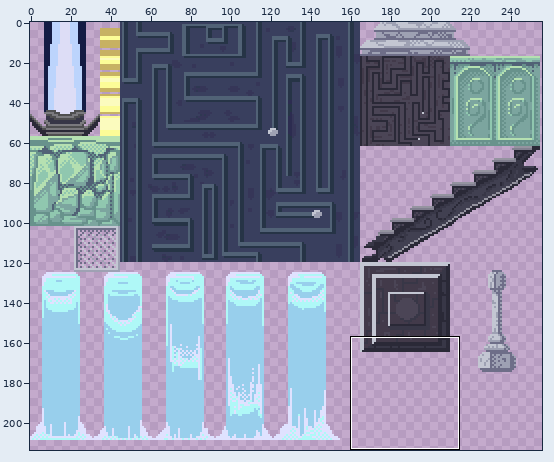
Two states of a sprite sheet, my-gdx-game-android/assets/img/seeTiles1.png. The first picture is a wide view before the edit; the outline marks the close-up.
Close-up. The starting point:
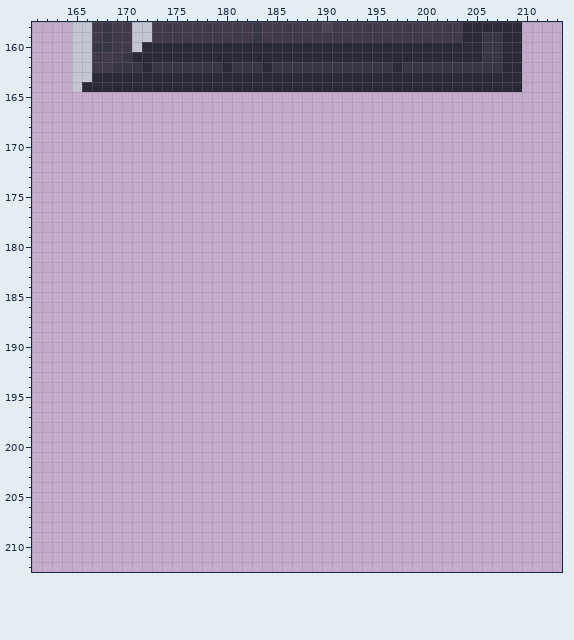
The file is 256x256 pixels. Colours within 5 levels of each other are drawn and written as one. Shown: x 161..213, y 158..212. The wide view leaves out empty margins.
Now the later version:
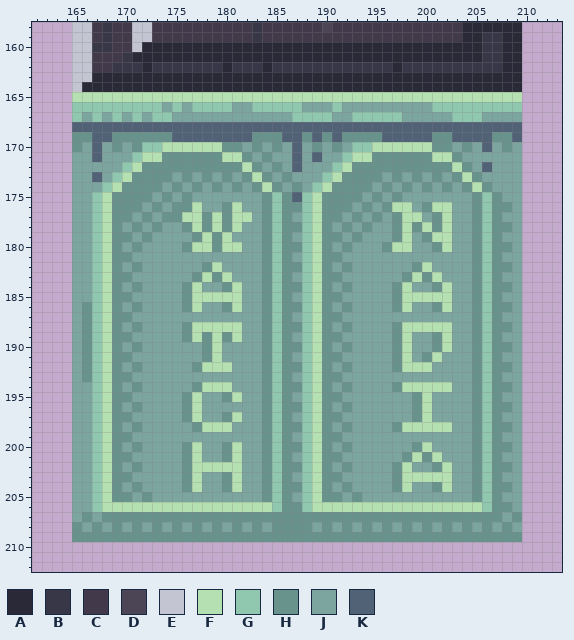
Palette (. is transparent): A #2a2937  B #383747  C #423a4a  D #4b4556  E #c3c6d2  F #b5e0b1  G #90c7af  H #68928c  J #7ca59f  K #516276
From old to new:
@@ x 161..213 @@
 164 ....EAAAAAAAAAAAAAAAAAAAAAAAAAAAAAAAAAAAAAAAAAAAA....
-165 .....................................................
-166 .....................................................
-167 .....................................................
-168 .....................................................
-169 .....................................................
-170 .....................................................
-171 .....................................................
-172 .....................................................
-173 .....................................................
-174 .....................................................
-175 .....................................................
-176 .....................................................
-177 .....................................................
-178 .....................................................
-179 .....................................................
-180 .....................................................
-181 .....................................................
-182 .....................................................
-183 .....................................................
-184 .....................................................
-185 .....................................................
-186 .....................................................
-187 .....................................................
-188 .....................................................
-189 .....................................................
-190 .....................................................
-191 .....................................................
-192 .....................................................
-193 .....................................................
-194 .....................................................
-195 .....................................................
-196 .....................................................
-197 .....................................................
-198 .....................................................
-199 .....................................................
-200 .....................................................
-201 .....................................................
-202 .....................................................
-203 .....................................................
-204 .....................................................
-205 .....................................................
-206 .....................................................
-207 .....................................................
-208 .....................................................
-209 .....................................................
+165 ....FFFFFFFFFFFFFFFFFFFFFFFFFFFFFFFFFFFFFFFFFFFFF....
+166 ....GGGGGGGGGJGJGGGGJJGGGGGJJJGJJJJJJJJJGGGGGGGGG....
+167 ....GJGJGJGJGGJJJJJJJJJJJJGGGGJJGGGGGJJJJJGGGJJJJ....
+168 ....KKKKKKKKKKKKKKKKKKKKKKKKKKKKKKKKKKKKKKKKKKKKK....
+169 ....HHKKHHHHHHKKKKKKKKHHHKKHKHKHHHHKKKKKHHKKKKHHK....
+170 ....HJKJHJHGGFFFFFFHHJHJHJKJHJHJGGFFFFFFHHJHJKJHJ....
+171 ....JJKJJJGFFHHHHHHFFHJHJJKJKJJGFFHHHHHHFFHJJJJJJ....
+172 ....JJJJJGFHHHHHHHHHHFHJHJKJJJGFHHHHHHHHHHFHJKJJJ....
+173 ....JJKJGFHHHHJHJHJHJHFHJHJJJGFHHHHJHJHJHJHFHJJJJ....
+174 ....JJJGFHHHHJHJHJHJHJHFHJHJGFHHHHJHJHJHJHJHFHJJJ....
+175 ....JJGFHHHHJHJHJJJJJJJHGHKGFHHHHJHJHJJJJJJJHGHJJ....
+176 ....JJGFHHHJHJHHFJJHFJJHGHHGFHHHJHJHFFJHFFJJHGHHJ....
+177 ....JJGFHHJHJHHFFHFHFFJHGHJGFHHJHJHJHFFJHFJJHGHJJ....
+178 ....JJGFHJHJHJJHFHFHFJJHGHHGFHJHJHJJHFHFHFJJHGHHJ....
+179 ....JJGFHHJHJJJJHFHFJJJHGHJGFHHJHJJJHFJHFFJJHGHJJ....
+180 ....JJGFHJHJJJJHFFHFFJJHGHHGFHJHJJJHFFJJHFJJHGHHJ....
+181 ....JJGFHHJJJJJJJJJJJJJHGHJGFHHJJJJJJJJJJJJJHGHJJ....
+182 ....JJGFHJHJJJJJJHFJJJJHGHHGFHJHJJJJJJHFJJJJHGHHJ....
+183 ....JJGFHHJJJJJJHFHFJJJHGHJGFHHJJJJJJHFHFJJJHGHJJ....
+184 ....JJGFHJHJJJJHFJJHFJJHGHHGFHJHJJJJHFJJHFJJHGHHJ....
+185 ....JJGFHHJJJJJHFFFFFJJHGHJGFHHJJJJJHFFFFFJJHGHJJ....
+186 ....JHGFHJHJJJJHFJJHFJJHGHHGFHJHJJJJHFJJHFJJHGHHJ....
+187 ....JHGFHHJJJJJJJJJJJJJHGHJGFHHJJJJJJJJJJJJJHGHJJ....
+188 ....JHGFHJHJJJJHFFFFFJJHGHHGFHJHJJJJHFFFFFJJHGHHJ....
+189 ....JHGFHHJJJJJHFHFHFJJHGHJGFHHJJJJJHFJJHFJJHGHJJ....
+190 ....JHGFHJHJJJJJJHFJJJJHGHHGFHJHJJJJHFJJHFJJHGHHJ....
+191 ....JHGFHHJJJJJJJHFJJJJHGHJGFHHJJJJJHFJHFJJJHGHJJ....
+192 ....JHGFHJHJJJJJHFFFJJJHGHHGFHJHJJJJHFFFJJJJHGHHJ....
+193 ....JHGFHHJJJJJJJJJJJJJHGHJGFHHJJJJJJJJJJJJJHGHJJ....
+194 ....JJGFHJHJJJJJHFFFJJJHGHHGFHJHJJJJHFFFFFJJHGHHJ....
+195 ....JJGFHHJJJJJHFJJHFJJHGHJGFHHJJJJJJJHFJJJJHGHJJ....
+196 ....JJGFHJHJJJJHFJJJJJJHGHHGFHJHJJJJJJHFJJJJHGHHJ....
+197 ....JJGFHHJJJJJHFJJHFJJHGHJGFHHJJJJJJJHFJJJJHGHJJ....
+198 ....JJGFHJHJJJJJHFFFJJJHGHHGFHJHJJJJHFFFFFJJHGHHJ....
+199 ....JJGFHHJJJJJJJJJJJJJHGHJGFHHJJJJJJJJJJJJJHGHJJ....
+200 ....JJGFHJHJJJJHFJJHFJJHGHHGFHJHJJJJJJHFJJJJHGHHJ....
+201 ....JJGFHHJJJJJHFJJHFJJHGHJGFHHJJJJJJHFHFJJJHGHJJ....
+202 ....JJGFHJHJJJJHFFFFFJJHGHHGFHJHJJJJHFJJHFJJHGHHJ....
+203 ....JJGFHHJJJJJHFJJHFJJHGHJGFHHJJJJJHFFFFFJJHGHJJ....
+204 ....JJGFHJHJJJJHFJJHFJJHGHHGFHJHJJJJHFJJHFJJHGHHJ....
+205 ....JJGFHHJHJJJJJJJJJJJHGHJGFHHJHJJJJJJJJJJJHGHJJ....
+206 ....JJGFFFFFFFFFFFFFFFFFGHHGFFFFFFFFFFFFFFFFFGHHJ....
+207 ....JHJHHHHHHHHHHHHHHHHHHHHHHHHHHHHHHHHHHHHHHHHJH....
+208 ....HJHJHJHJHJHJHJHJHJHJHHHHJHJHJHJHJHJHJHJHJHJHJ....
+209 ....HHHHHHHHHHHHHHHHHHHHHHHHHHHHHHHHHHHHHHHHHHHHH....
 210 .....................................................
